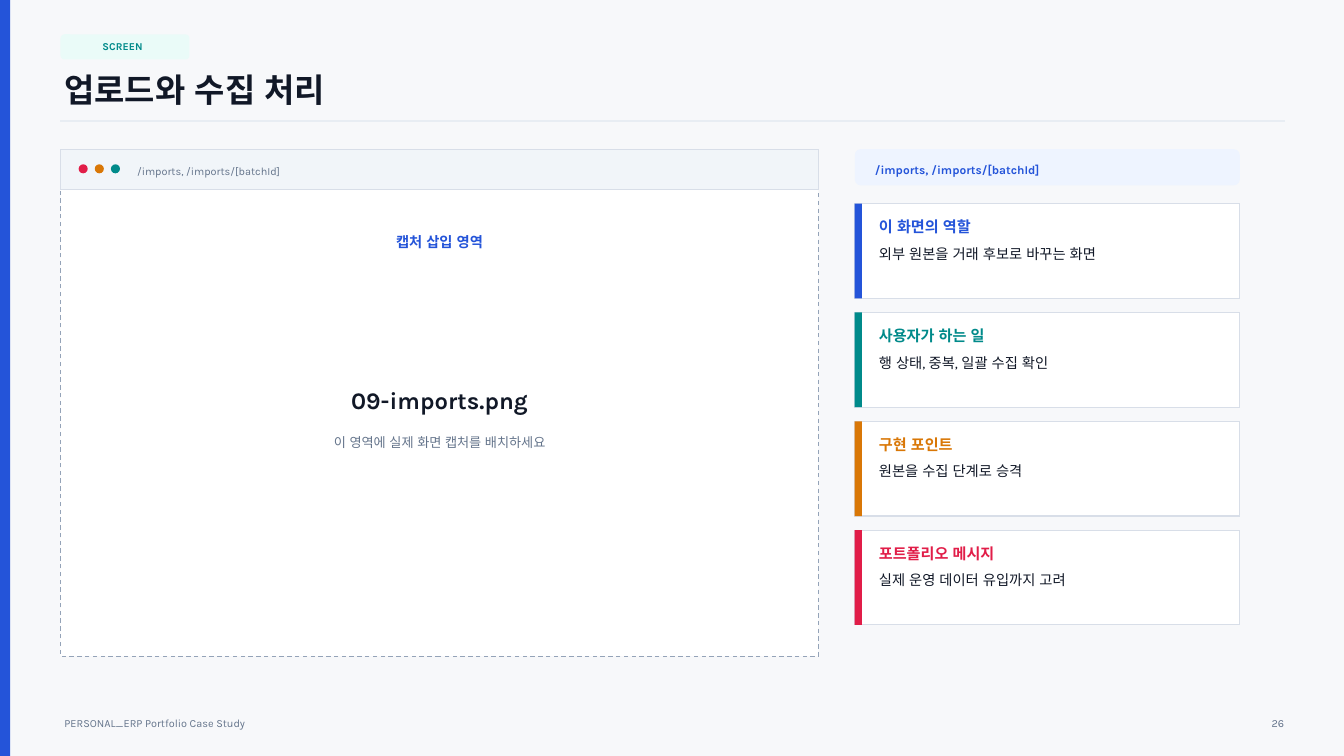
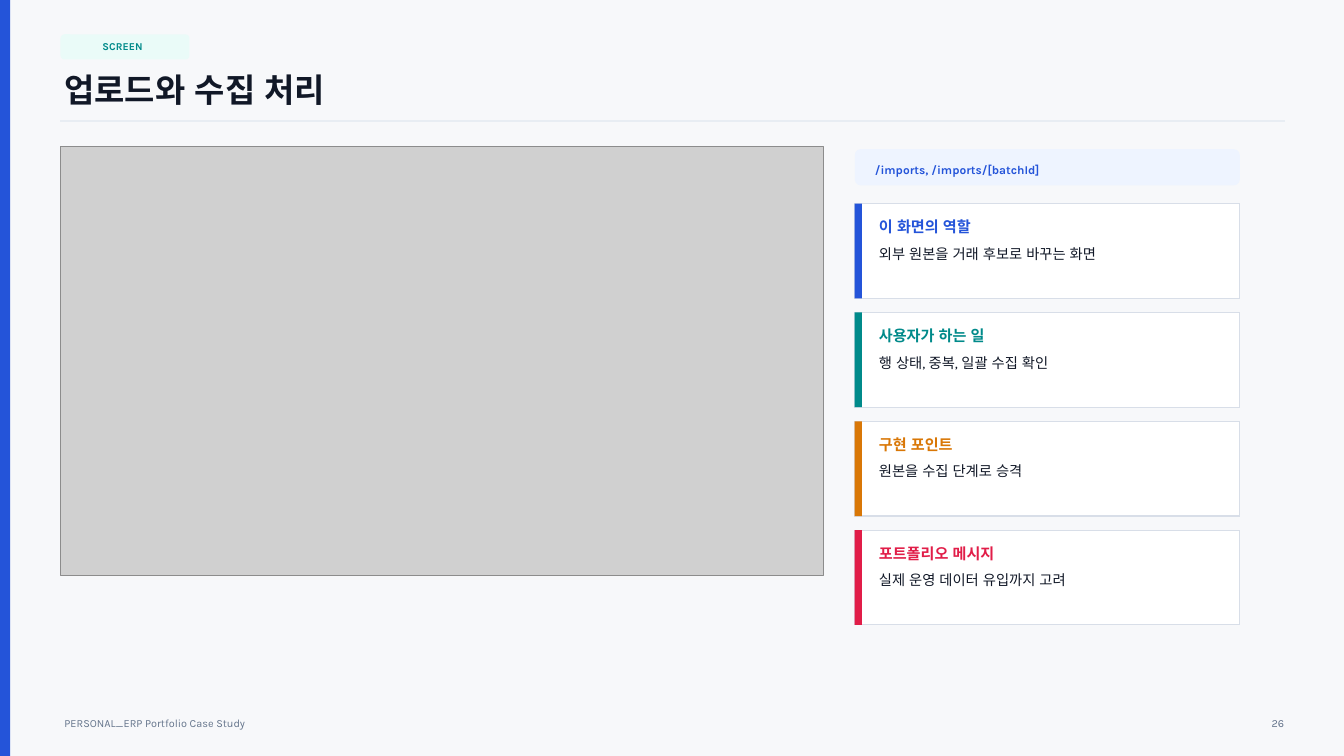
Before and after one commit to cheon0965/PERSONAL_ERP, a slide deck: slide 26 of docs/portfolio-ppt/PERSONAL_ERP_Portfolio_Case_Study.pptx. Drawn at 1344x756 pixels with LibreOffice and Linux fonts; fonts in the diff are those of the drawing; grey boxes stand for pictures. Boxes give left, top, right and bottom in pixels: in the first picture for what was removed or moved away, otherwise in the second. Text is boxed around its words. In the diff, an @@ line names an element or a change of style, - is before the commit and + after.

Commit message:
docs: update portfolio ppt screenshots

```diff
--- a/docs/portfolio-ppt/PERSONAL_ERP_Portfolio_Case_Study.pptx
+++ b/docs/portfolio-ppt/PERSONAL_ERP_Portfolio_Case_Study.pptx
@@ rectangle: place and size @@
-rectangle at [60,149,819,656]
+rectangle at [60,149,819,567]
@@ picture added at [60,146,824,575] @@
@@ ellipse removed at [79,164,88,173] @@
@@ ellipse removed at [95,164,104,173] @@
@@ ellipse removed at [111,164,120,173] @@
@@ text removed at [137,167,280,178] @@
-/imports, /imports/[batchId]
@@ text removed at [396,235,483,249] @@
-캡처 삽입 영역
@@ text removed at [351,392,528,415] @@
-09-imports.png
@@ text removed at [334,436,545,448] @@
-이 영역에 실제 화면 캡처를 배치하세요
```
Also in this commit, not shown: 11 other slides changed.
